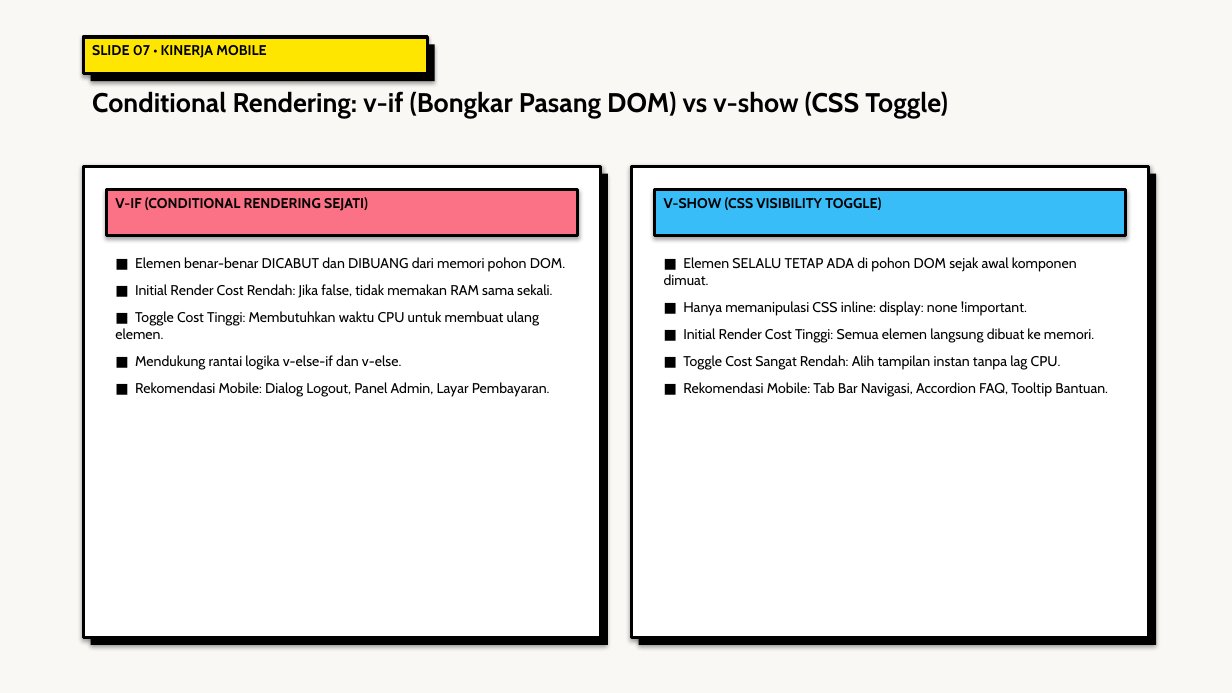
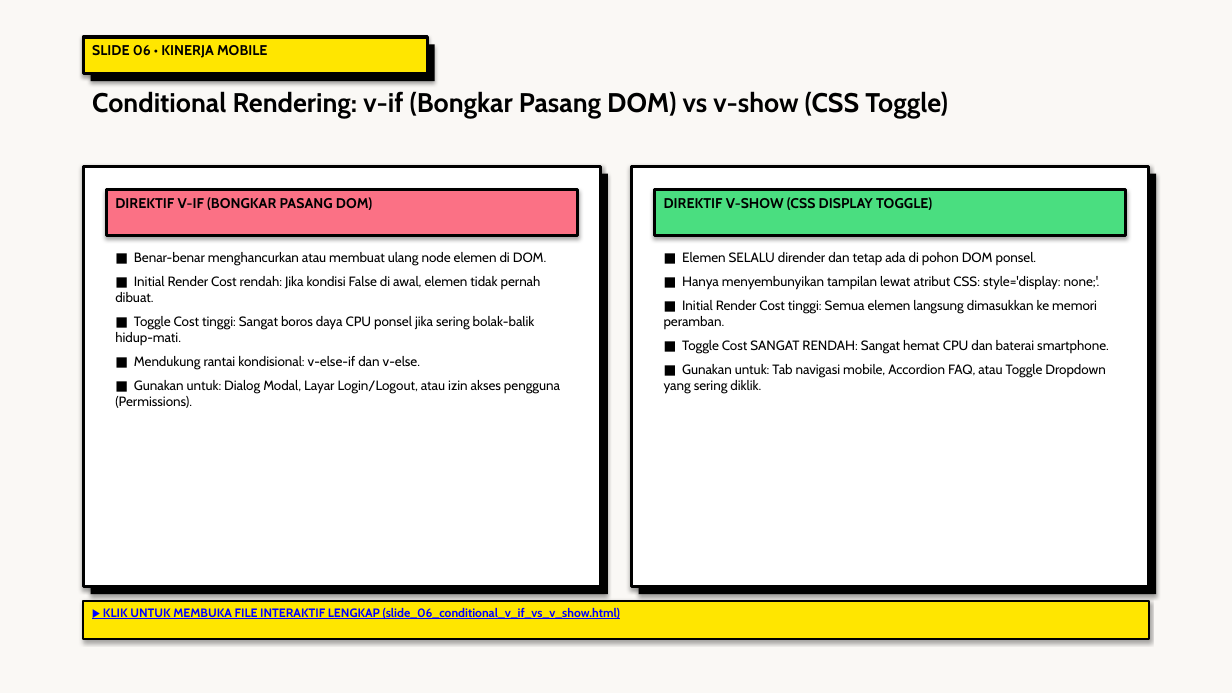
Before and after one commit to antonprafanto/tuweb_mobile2025, a slide deck: slide 6 of slide_presentasi/SESI_02_Frontend_Modern_Vue.pptx (slide 7 before the commit). Drawn at 1232x693 pixels with LibreOffice and Linux fonts; fonts in the diff are those of the drawing. Boxes give left, top, right and bottom in pixels: in the first picture for what was removed or moved away, otherwise in the second. Text is boxed around its words. In the diff, an @@ line names an element or a change of style, - is before the commit and + after.

Commit message:
feat(sesi-02): audit tuntas 18 file html ramah awam diagram svg pptx neobrutalism dan naskah mermaid

```diff
--- a/slide_presentasi/SESI_02_Frontend_Modern_Vue.pptx
+++ b/slide_presentasi/SESI_02_Frontend_Modern_Vue.pptx
@@ text at bbox=[92, 45, 267, 58]: text changed @@
-SLIDE 07 • KINERJA MOBILE
+SLIDE 06 • KINERJA MOBILE
@@ rectangle: place and size @@
-rectangle at bbox=[83, 166, 601, 638]
+rectangle at bbox=[83, 166, 601, 587]
@@ rectangle: place and size @@
-rectangle at bbox=[91, 174, 608, 645]
+rectangle at bbox=[91, 174, 608, 594]
@@ rectangle: place and size @@
-rectangle at bbox=[631, 166, 1149, 638]
+rectangle at bbox=[631, 166, 1149, 587]
@@ rectangle: place and size @@
-rectangle at bbox=[639, 174, 1156, 645]
+rectangle at bbox=[639, 174, 1156, 594]
@@ text at bbox=[115, 197, 372, 210]: text changed @@
-V-IF (CONDITIONAL RENDERING SEJATI)
+DIREKTIF V-IF (BONGKAR PASANG DOM)
@@ rectangle at bbox=[654, 189, 1126, 236]: fill #38BDF8 to #4ADE80 @@
@@ text at bbox=[664, 197, 932, 210]: text changed @@
-V-SHOW (CSS VISIBILITY TOGGLE)
+DIREKTIF V-SHOW (CSS DISPLAY TOGGLE)
@@ text at bbox=[115, 252, 560, 408]: text changed; size 11 to 10.5 pt @@
-■ Elemen benar-benar DICABUT dan DIBUANG dari memori pohon DOM.
-■ Initial Render Cost Rendah: Jika false, tidak memakan RAM sama sekali.
-■ Toggle Cost Tinggi: Membutuhkan waktu CPU untuk membuat ulang elemen.
-■ Mendukung rantai logika v-else-if dan v-else.
-■ Rekomendasi Mobile: Dialog Logout, Panel Admin, Layar Pembayaran.
+■ Benar-benar menghancurkan atau membuat ulang node elemen di DOM.
+■ Initial Render Cost rendah: Jika kondisi False di awal, elemen tidak pernah dibuat.
+■ Toggle Cost tinggi: Sangat boros daya CPU ponsel jika sering bolak-balik hidup-mati.
+■ Mendukung rantai kondisional: v-else-if dan v-else.
+■ Gunakan untuk: Dialog Modal, Layar Login/Logout, atau izin akses pengguna (Permissions).
@@ text at bbox=[664, 252, 1109, 394]: text changed; size 11 to 10.5 pt @@
-■ Elemen SELALU TETAP ADA di pohon DOM sejak awal komponen dimuat.
-■ Hanya memanipulasi CSS inline: display: none !important.
-■ Initial Render Cost Tinggi: Semua elemen langsung dibuat ke memori.
-■ Toggle Cost Sangat Rendah: Alih tampilan instan tanpa lag CPU.
-■ Rekomendasi Mobile: Tab Bar Navigasi, Accordion FAQ, Tooltip Bantuan.
+■ Elemen SELALU dirender dan tetap ada di pohon DOM ponsel.
+■ Hanya menyembunyikan tampilan lewat atribut CSS: style='display: none;'.
+■ Initial Render Cost tinggi: Semua elemen langsung dimasukkan ke memori peramban.
+■ Toggle Cost SANGAT RENDAH: Sangat hemat CPU dan baterai smartphone.
+■ Gunakan untuk: Tab navigasi mobile, Accordion FAQ, atau Toggle Dropdown yang sering diklik.
@@ rectangle added at bbox=[83, 601, 1149, 640], fill #FFE600, outline #000000 1.5 pt @@
@@ text added at bbox=[103, 608, 620, 619], 9.5 pt, text #0000FF, bold, underline @@
+▶ KLIK UNTUK MEMBUKA FILE INTERAKTIF LENGKAP (slide_06_conditional_v_if_vs_v_show.html)
```
Also in this commit, not shown: 15 other slides changed, 2 slides added, 2 slides removed, 21 other files.
